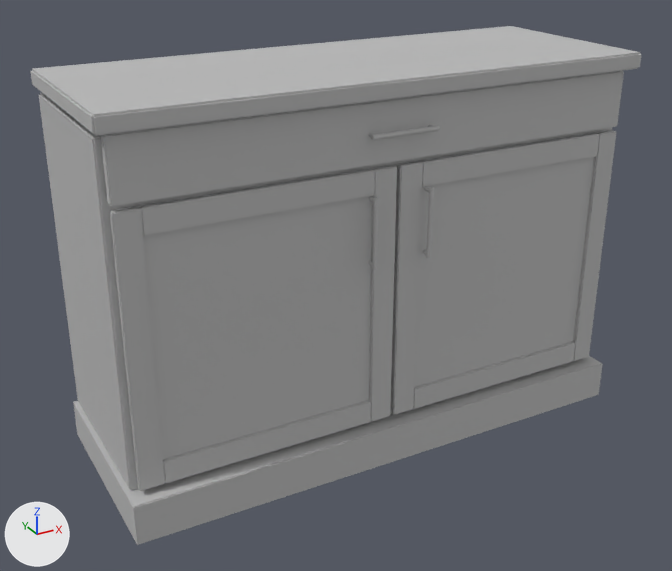
An edit to the glTF model assets/house/cabinet/cabinet.glb, drawn before and after from the same camera.
Both versions are drawn from a camera (50 mm lens) standing at (-0.967, -1.699, 1.197) and looking at (-0.04, -0.013, 0.355). Arrows for +X, +Y and +Z are at lower left; the lights stay in place. The picture after the commit comes second.

The first picture shows 'ClosedCarcass', 'ClosedFloorPlinth', 'Countertop', 'DrawerHandle', 'LeftBottomRail', 'LeftDoorPanel', 'LeftHandle', 'LeftInnerStile', 'LeftOuterStile', 'LeftTopRail', 'RightBottomRail', 'RightDoorPanel', 'RightHandle', 'RightInnerStile', 'RightOuterStile', 'RightTopRail', 'WideDrawerFront'.
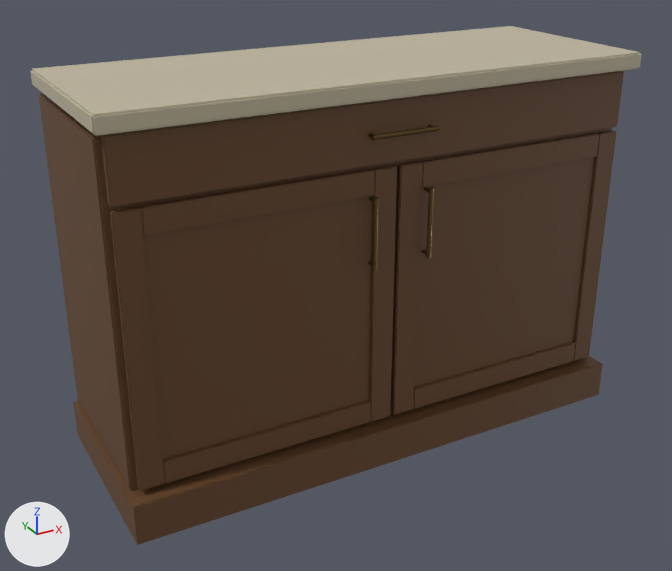
Patch to the scene script:
```diff
--- a/assets/house/cabinet/cabinet.glb.py
+++ b/assets/house/cabinet/cabinet.glb.py
@@ me_closedcarcass @@
 me_closedcarcass.from_pydata(...)  # 56 vertices, 108 faces; spans x -0.59..0.59, y -0.175..0.225, z 0.09..0.8
-me_closedcarcass.materials.append(mat_cabinet_neutral_shapeonly)  # grey #bcbcbc
+me_closedcarcass.materials.append(mat_warm_walnut_cabinet)  # brown #664529
@@ me_closedfloorplinth @@
 me_closedfloorplinth.from_pydata(...)  # 24 vertices, 44 faces; spans x -0.6..0.6, y -0.225..0.225, z 0.0..0.09
-me_closedfloorplinth.materials.append(mat_cabinet_neutral_shapeonly)  # grey #bcbcbc
+me_closedfloorplinth.materials.append(mat_warm_walnut_cabinet)  # brown #664529
@@ me_countertop @@
 me_countertop.from_pydata(...)  # 56 vertices, 108 faces; spans x -0.6..0.6, y -0.225..0.225, z 0.815..0.85
-me_countertop.materials.append(mat_cabinet_neutral_shapeonly)  # grey #bcbcbc
+me_countertop.materials.append(mat_cream_stone_countertop)  # beige #c2b89e
@@ me_drawerhandle @@
 me_drawerhandle.from_pydata(...)  # 40 vertices, 76 faces; spans x -0.075..0.075, y -0.225..-0.215, z 0.741..0.751
-me_drawerhandle.materials.append(mat_cabinet_neutral_shapeonly)  # grey #bcbcbc
+me_drawerhandle.materials.append(mat_aged_brass_hardware)  # brown #6e5930
@@ me_leftbottomrail @@
 me_leftbottomrail.from_pydata(...)  # 56 vertices, 108 faces; spans x -0.526..-0.056, y -0.2..-0.188, z 0.102..0.154
-me_leftbottomrail.materials.append(mat_cabinet_neutral_shapeonly)  # grey #bcbcbc
+me_leftbottomrail.materials.append(mat_warm_walnut_cabinet)  # brown #664529
@@ me_leftdoorpanel @@
 me_leftdoorpanel.from_pydata(...)  # 56 vertices, 108 faces; spans x -0.575..-0.007, y -0.191..-0.177, z 0.105..0.671
-me_leftdoorpanel.materials.append(mat_cabinet_neutral_shapeonly)  # grey #bcbcbc
+me_leftdoorpanel.materials.append(mat_warm_walnut_cabinet)  # brown #664529
@@ me_lefthandle @@
 me_lefthandle.from_pydata(...)  # 40 vertices, 76 faces; spans x -0.07..-0.06, y -0.225..-0.215, z 0.475..0.625
-me_lefthandle.materials.append(mat_cabinet_neutral_shapeonly)  # grey #bcbcbc
+me_lefthandle.materials.append(mat_aged_brass_hardware)  # brown #6e5930
@@ me_leftinnerstile @@
 me_leftinnerstile.from_pydata(...)  # 56 vertices, 108 faces; spans x -0.056..-0.004, y -0.2..-0.188, z 0.102..0.674
-me_leftinnerstile.materials.append(mat_cabinet_neutral_shapeonly)  # grey #bcbcbc
+me_leftinnerstile.materials.append(mat_warm_walnut_cabinet)  # brown #664529
@@ me_leftouterstile @@
 me_leftouterstile.from_pydata(...)  # 56 vertices, 108 faces; spans x -0.578..-0.526, y -0.2..-0.188, z 0.102..0.674
-me_leftouterstile.materials.append(mat_cabinet_neutral_shapeonly)  # grey #bcbcbc
+me_leftouterstile.materials.append(mat_warm_walnut_cabinet)  # brown #664529
@@ me_lefttoprail @@
 me_lefttoprail.from_pydata(...)  # 56 vertices, 108 faces; spans x -0.526..-0.056, y -0.2..-0.188, z 0.622..0.674
-me_lefttoprail.materials.append(mat_cabinet_neutral_shapeonly)  # grey #bcbcbc
+me_lefttoprail.materials.append(mat_warm_walnut_cabinet)  # brown #664529
@@ me_rightbottomrail @@
 me_rightbottomrail.from_pydata(...)  # 56 vertices, 108 faces; spans x 0.056..0.526, y -0.2..-0.188, z 0.102..0.154
-me_rightbottomrail.materials.append(mat_cabinet_neutral_shapeonly)  # grey #bcbcbc
+me_rightbottomrail.materials.append(mat_warm_walnut_cabinet)  # brown #664529
@@ me_rightdoorpanel @@
 me_rightdoorpanel.from_pydata(...)  # 56 vertices, 108 faces; spans x 0.007..0.575, y -0.191..-0.177, z 0.105..0.671
-me_rightdoorpanel.materials.append(mat_cabinet_neutral_shapeonly)  # grey #bcbcbc
+me_rightdoorpanel.materials.append(mat_warm_walnut_cabinet)  # brown #664529
@@ me_righthandle @@
 me_righthandle.from_pydata(...)  # 40 vertices, 76 faces; spans x 0.06..0.07, y -0.225..-0.215, z 0.475..0.625
-me_righthandle.materials.append(mat_cabinet_neutral_shapeonly)  # grey #bcbcbc
+me_righthandle.materials.append(mat_aged_brass_hardware)  # brown #6e5930
@@ me_rightinnerstile @@
 me_rightinnerstile.from_pydata(...)  # 56 vertices, 108 faces; spans x 0.526..0.578, y -0.2..-0.188, z 0.102..0.674
-me_rightinnerstile.materials.append(mat_cabinet_neutral_shapeonly)  # grey #bcbcbc
+me_rightinnerstile.materials.append(mat_warm_walnut_cabinet)  # brown #664529
@@ me_rightouterstile @@
 me_rightouterstile.from_pydata(...)  # 56 vertices, 108 faces; spans x 0.004..0.056, y -0.2..-0.188, z 0.102..0.674
-me_rightouterstile.materials.append(mat_cabinet_neutral_shapeonly)  # grey #bcbcbc
+me_rightouterstile.materials.append(mat_warm_walnut_cabinet)  # brown #664529
@@ me_righttoprail @@
 me_righttoprail.from_pydata(...)  # 56 vertices, 108 faces; spans x 0.056..0.526, y -0.2..-0.188, z 0.622..0.674
-me_righttoprail.materials.append(mat_cabinet_neutral_shapeonly)  # grey #bcbcbc
+me_righttoprail.materials.append(mat_warm_walnut_cabinet)  # brown #664529
@@ me_widedrawerfront @@
 me_widedrawerfront.from_pydata(...)  # 56 vertices, 108 faces; spans x -0.578..0.578, y -0.2..-0.18, z 0.684..0.808
-me_widedrawerfront.materials.append(mat_cabinet_neutral_shapeonly)  # grey #bcbcbc
+me_widedrawerfront.materials.append(mat_warm_walnut_cabinet)  # brown #664529
```

Where the change shows, as pixel boxes (x1, y1, x2, y2) in the pictures (672 x 571 px):
'LeftDoorPanel', recoloured (grey to brown): (113, 166, 389, 459) in both
'Countertop', recoloured: (31, 26, 641, 136) in both
'WideDrawerFront', recoloured (grey to brown): (101, 71, 624, 207) in both
'RightDoorPanel', recoloured (grey to brown): (391, 131, 606, 410) in both
'ClosedFloorPlinth', recoloured (grey to brown): (73, 356, 603, 545) in both
'ClosedCarcass', recoloured: (39, 93, 612, 491) in both
'LeftOuterStile', recoloured (grey to brown): (110, 207, 165, 491) in both
'LeftTopRail', recoloured (grey to brown): (140, 169, 374, 236) in both
'RightOuterStile', recoloured (grey to brown): (392, 162, 422, 415) in both
'LeftInnerStile', recoloured (grey to brown): (369, 166, 397, 422) in both
'LeftBottomRail', recoloured (grey to brown): (163, 400, 370, 483) in both
'RightTopRail', recoloured (grey to brown): (421, 133, 599, 187) in both
'RightInnerStile', recoloured (grey to brown): (573, 130, 616, 361) in both
'RightBottomRail', recoloured (grey to brown): (413, 342, 575, 409) in both
'DrawerHandle', recoloured (grey to brown): (371, 126, 440, 140) in both
'RightHandle', recoloured (grey to brown): (426, 187, 434, 258) in both
